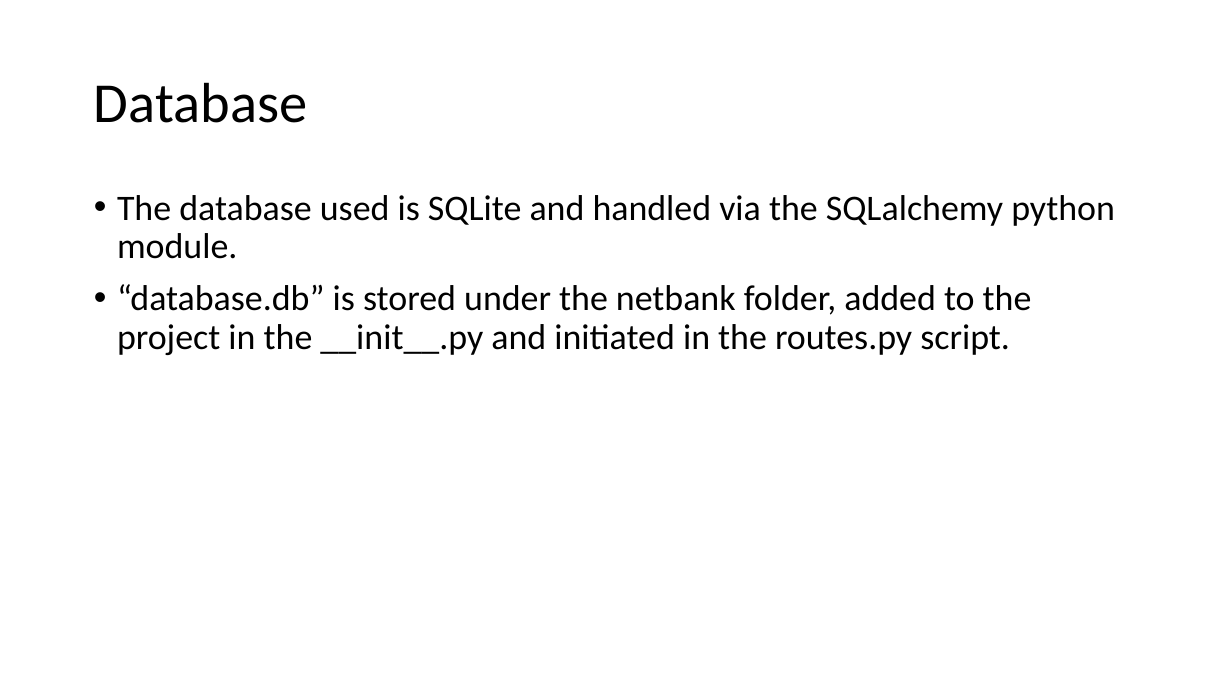
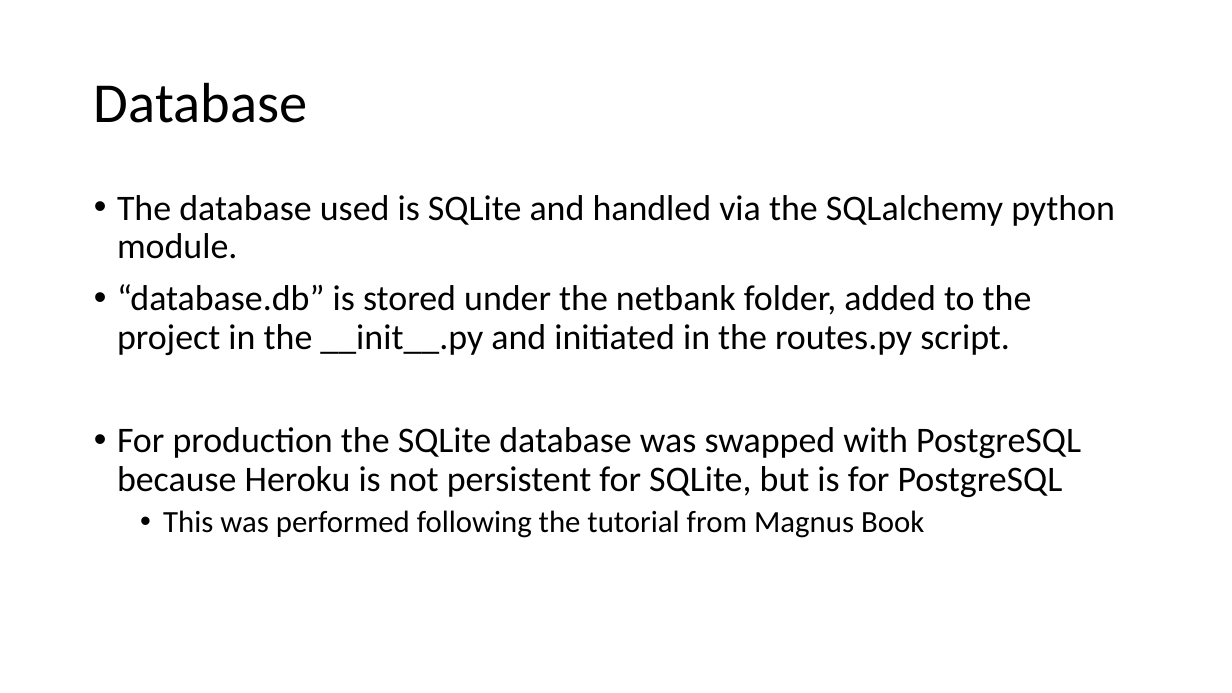
Before and after one commit to jkunnas58/dat250_netbank_fall_2020, a slide deck: slide 7 of Project_report_group_9.pptx. Drawn at 1232x693 pixels with LibreOffice and Linux fonts; fonts in the diff are those of the drawing. Boxes give left, top, right and bottom in pixels: in the first picture for what was removed or moved away, otherwise in the second. Text is boxed around its words. In the diff, an @@ line names an element or a change of style, - is before the commit and + after.

```diff
--- a/Project_report_group_9.pptx
+++ b/Project_report_group_9.pptx
@@ text at bbox=[117, 427, 1081, 538]: paragraphs added @@
+• For production the SQLite database was swapped with PostgreSQL because Heroku is not persistent for SQLite, but is for PostgreSQL
+  • This was performed following the tutorial from Magnus Book
```
Also in this commit, not shown: 3 other slides changed.
